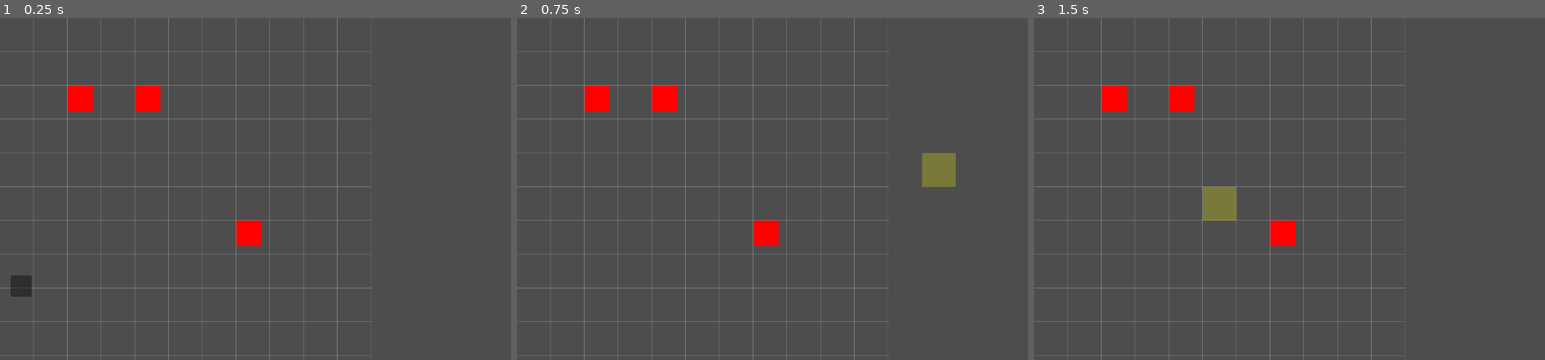
Above: before the commit, frames 1-3 (left to right).
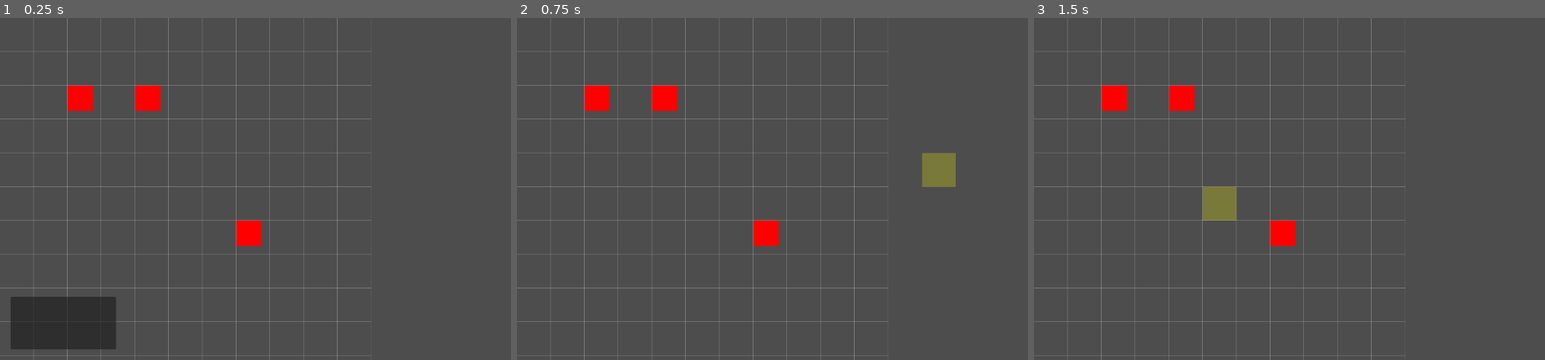
Above: after the commit, the same moments.

Repository: eric42/worldtalesfinal
Game: Godot game, scene res://main/MainScene.tscn
The game is run twice, just before and just after one commit, with the same random seed, the same clock (stepped at 60 frames per second) and the same inputs.
Inputs (mouse positions are in pixels of both pictures, inside the frame that each line leads up to):
- Up to frame 1 (0.25 s): no input
- Up to frame 2 (0.75 s): tap Enter at 0.5 s; move the mouse to (956, 171) at 0.52 s; click (956, 171) at 0.67 s
- Up to frame 3 (1.5 s): tap Space at 1.25 s; move the mouse to (1217, 206) at 1.27 s; click (1217, 206) at 1.42 s

The runs differ from the first frame. In frame 1, 3.4% of the frame differs, in the area x 2-23%, y 75-97%; in frame 2, nothing differs; in frame 3, nothing differs.

Commit message:
update 16/04
Corrigido o bug que ocorria na morte de uma unidade do jogador

Diff:
--- a/input/InputController.gd
+++ b/input/InputController.gd
@@ -29,6 +29,7 @@
 # INPUT
 # =========================
 func _input(event: InputEvent) -> void:
+
 	if not game_state.is_player_input_allowed():
 		return
 
@@ -50,7 +51,7 @@
 		# =========================
 		# SELEÇÃO
 		# =========================
-		if unit != null \
+		if is_instance_valid(unit) \
 		and unit.faction == Faction.Type.ALLY \
 		and not unit.has_acted:
 
@@ -73,18 +74,16 @@
 		# =========================
 		# ATAQUE
 		# =========================
-		if selected_unit != null and unit != null:
-
+		if is_instance_valid(selected_unit) and is_instance_valid(unit):
 			if unit.faction == Faction.Type.ENEMY:
 
-				if selected_unit != null:
-					var sim: Dictionary = CombatResolver.simulate_attack(
-						selected_unit,
-						unit
-					)
+				var sim: Dictionary = CombatResolver.simulate_attack(
+					selected_unit,
+					unit
+				)
 
-					print("Dano causado:", sim["damage_to_defender"])
-					print("Dano recebido:", sim["damage_to_attacker"])
+				print("Dano causado:", sim["damage_to_defender"])
+				print("Dano recebido:", sim["damage_to_attacker"])
 
 				if map.attack_tiles.has(unit.grid_pos):
 					game_state.set_state(GameStateManager.State.PLAYER_ANIMATING)
@@ -105,8 +104,7 @@
 		# =========================
 		# MOVIMENTO
 		# =========================
-		if selected_unit != null and map.is_tile_reachable(grid):
-
+		if is_instance_valid(selected_unit) and map.is_tile_reachable(grid):
 			game_state.set_state(GameStateManager.State.PLAYER_ANIMATING)
 
 			var blocked: Array[Vector2i] = unit_manager.get_occupied_tiles()
@@ -163,7 +161,7 @@
 
 	var unit: HeroUnit = unit_manager.get_unit_at(grid)
 
-	if unit != null and unit.faction == Faction.Type.ENEMY:
+	if is_instance_valid(unit) and unit.faction == Faction.Type.ENEMY:
 		if map.attack_tiles.has(grid):
 
 			var sim = CombatResolver.simulate_attack(selected_unit, unit)
--- a/ui/CombatPreviewUI.gd
+++ b/ui/CombatPreviewUI.gd
@@ -11,18 +11,14 @@
 # LAYOUT
 # =========================
 func _ready() -> void:
-	# ancora no canto inferior esquerdo
 	await get_tree().process_frame
 
-	anchor_left = 0
-	anchor_top = 1
-	anchor_right = 0
-	anchor_bottom = 1
+	set_anchors_preset(Control.PRESET_BOTTOM_LEFT)
+	set_offsets_preset(Control.PRESET_BOTTOM_LEFT)
 
-	# deslocamento da borda
 	offset_left = 20
-	offset_bottom = -60
-	custom_minimum_size = Vector2(200, 100)
+	offset_bottom = -20
+	offset_top = -120
 
 # =========================
 # PREVIEW
--- a/ui/CombatPreviewUI.tscn
+++ b/ui/CombatPreviewUI.tscn
@@ -10,14 +10,18 @@
 grow_vertical = 0
 
 [node name="Panel" type="Panel" parent="."]
+custom_minimum_size = Vector2(200, 100)
 layout_mode = 0
 offset_right = 40.0
 offset_bottom = 40.0
 
 [node name="VBoxContainer" type="VBoxContainer" parent="Panel"]
-layout_mode = 0
-offset_right = 40.0
-offset_bottom = 40.0
+layout_mode = 1
+anchors_preset = 15
+anchor_right = 1.0
+anchor_bottom = 1.0
+grow_horizontal = 2
+grow_vertical = 2
 
 [node name="AttackerHP" type="Label" parent="Panel/VBoxContainer"]
 layout_mode = 2
--- a/units/UnitManager.gd
+++ b/units/UnitManager.gd
@@ -43,7 +43,7 @@
 	unit.has_acted = false
 
 	unit.unit_manager = self   # ESSENCIAL
-	unit.map = map             # MUITO IMPORTANTE
+	unit.map = map             # IMPORTANTE
 
 	map.place_unit(unit, pos)
 
@@ -54,36 +54,54 @@
 
 	return unit
 
-func remove_unit(unit):
+
+func remove_unit(unit: HeroUnit) -> void:
 	units.erase(unit)
+
+# =========================
+# 🔥 LIMPEZA CENTRAL (ESSENCIAL)
+# =========================
+func cleanup_units() -> void:
+	var valid_units: Array[HeroUnit] = []
+
+	for u in units:
+		if is_instance_valid(u) and u.is_alive():
+			valid_units.append(u)
+
+	units = valid_units
 
 # =========================
 # CONSULTAS
 # =========================
 func get_unit_at(grid_pos: Vector2i) -> HeroUnit:
+	cleanup_units()
+
 	for u in units:
-		if u.grid_pos == grid_pos and u.is_alive():
+		if u.grid_pos == grid_pos:
 			return u
+
 	return null
 
+
 func get_units_by_faction(faction: Faction.Type) -> Array[HeroUnit]:
+	cleanup_units()
+
 	var result: Array[HeroUnit] = []
 
-	for u: HeroUnit in units:
-		if u.faction == faction and u.is_alive():
+	for u in units:
+		if u.faction == faction:
 			result.append(u)
+
 	return result
 
+
 func get_occupied_tiles() -> Array[Vector2i]:
+	cleanup_units()
+
 	var tiles: Array[Vector2i] = []
-	var valid_units: Array[HeroUnit] = []
 
 	for u in units:
-		if is_instance_valid(u) and u.is_alive():
-			tiles.append(u.grid_pos)
-			valid_units.append(u)
-
-	units = valid_units
+		tiles.append(u.grid_pos)
 
 	return tiles
 
@@ -91,12 +109,23 @@
 # TURNO
 # =========================
 func reset_units_turn(faction: Faction.Type) -> void:
-	for u: HeroUnit in units:
+	cleanup_units()
+
+	for u in units:
 		if u.faction == faction:
 			u.reset_turn()
 
+
 func all_player_units_acted() -> bool:
-	return get_units_by_faction(Faction.Type.ALLY).all(
-		func(u: HeroUnit) -> bool:
-			return u.has_acted
-	)
+	cleanup_units()
+
+	var allies: Array[HeroUnit] = get_units_by_faction(Faction.Type.ALLY)
+
+	if allies.is_empty():
+		return true # evita travar turno
+
+	for u in allies:
+		if not u.has_acted:
+			return false
+
+	return true
